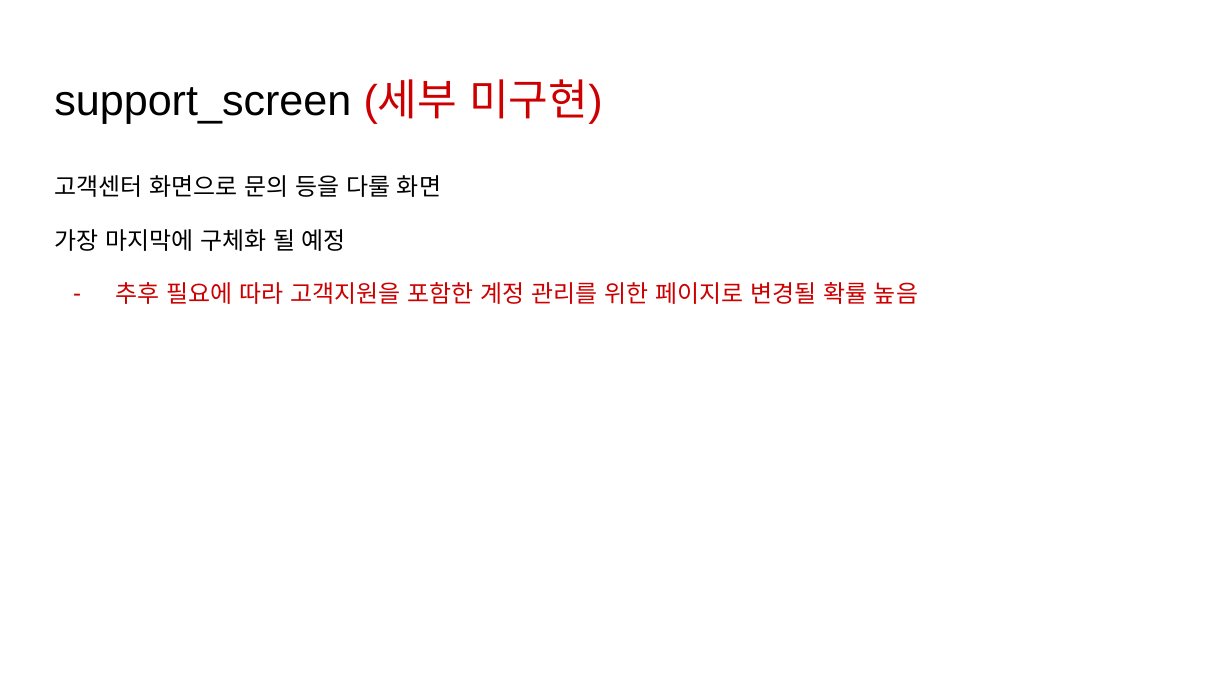
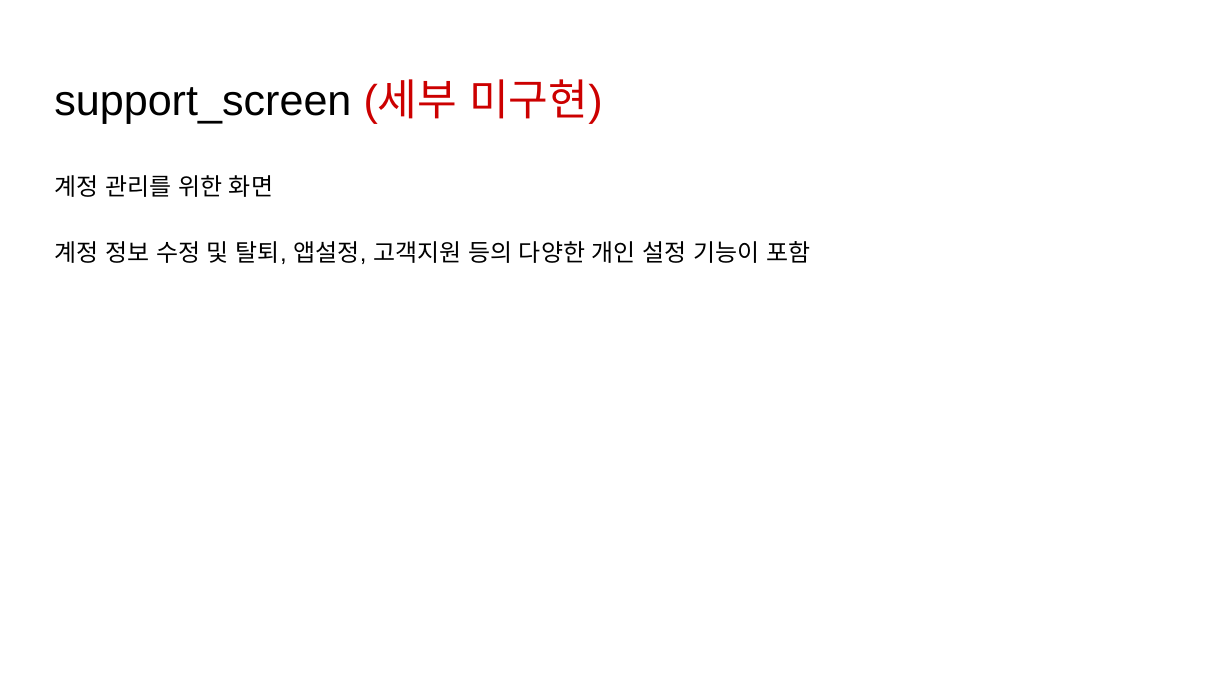
Before and after one commit to yurei55/TIL, a slide deck: slide 15 of K-Taste.pptx. Drawn at 1232x693 pixels with LibreOffice and Linux fonts; fonts in the diff are those of the drawing. Boxes give left, top, right and bottom in pixels: in the first picture for what was removed or moved away, otherwise in the second. Text is boxed around its words. In the diff, an @@ line names an element or a change of style, - is before the commit and + after.

```diff
--- a/K-Taste.pptx
+++ b/K-Taste.pptx
@@ text at (54, 175, 811, 264): text changed; text colour #CC0000 to #000000 @@
-고객센터 화면으로 문의 등을 다룰 화면
-가장 마지막에 구체화 될 예정
-– 추후 필요에 따라 고객지원을 포함한 계정 관리를 위한 페이지로 변경될 확률 높음
+계정 관리를 위한 화면
+계정 정보 수정 및 탈퇴, 앱설정, 고객지원 등의 다양한 개인 설정 기능이 포함
```
Also in this commit, not shown: 9 other slides changed.
